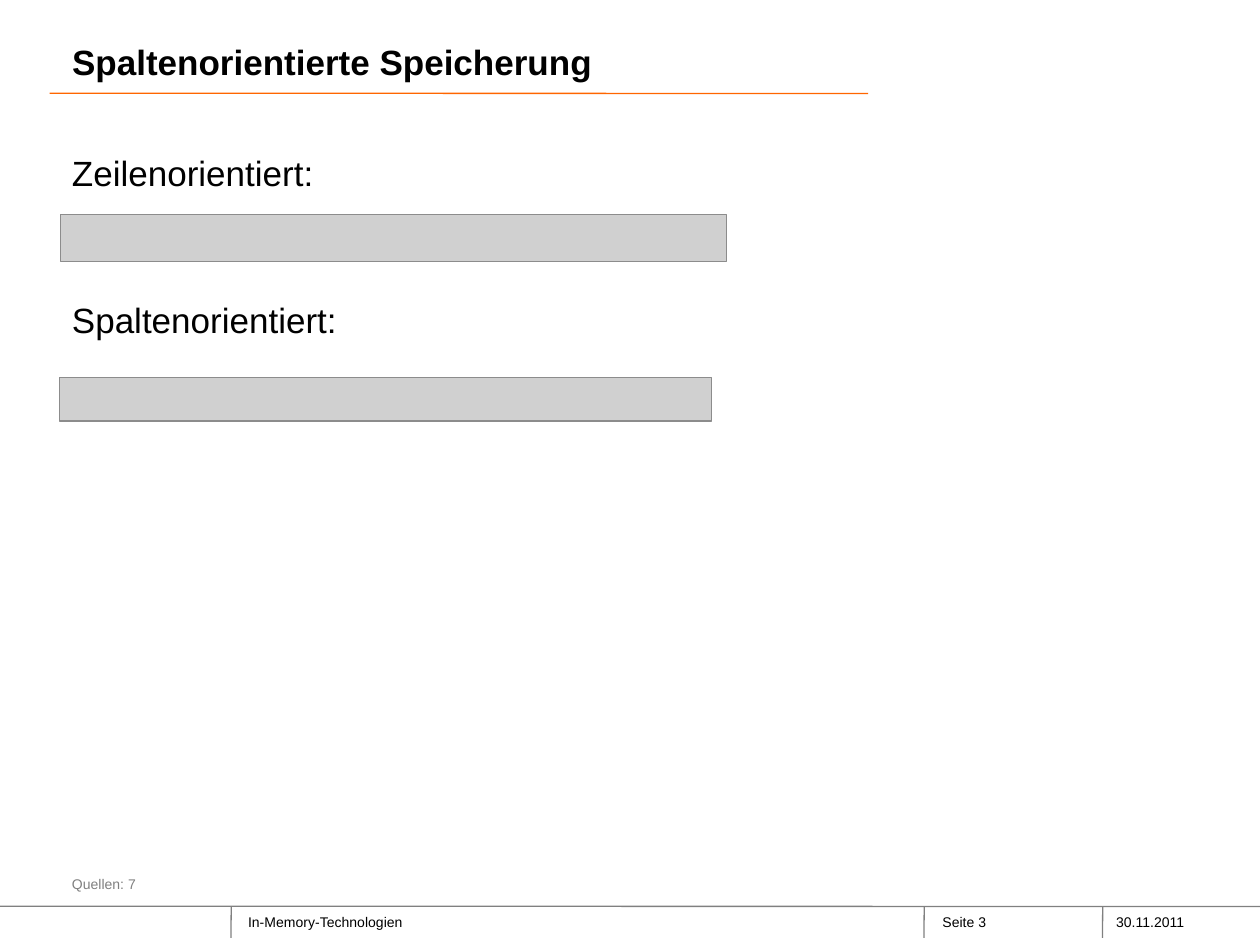
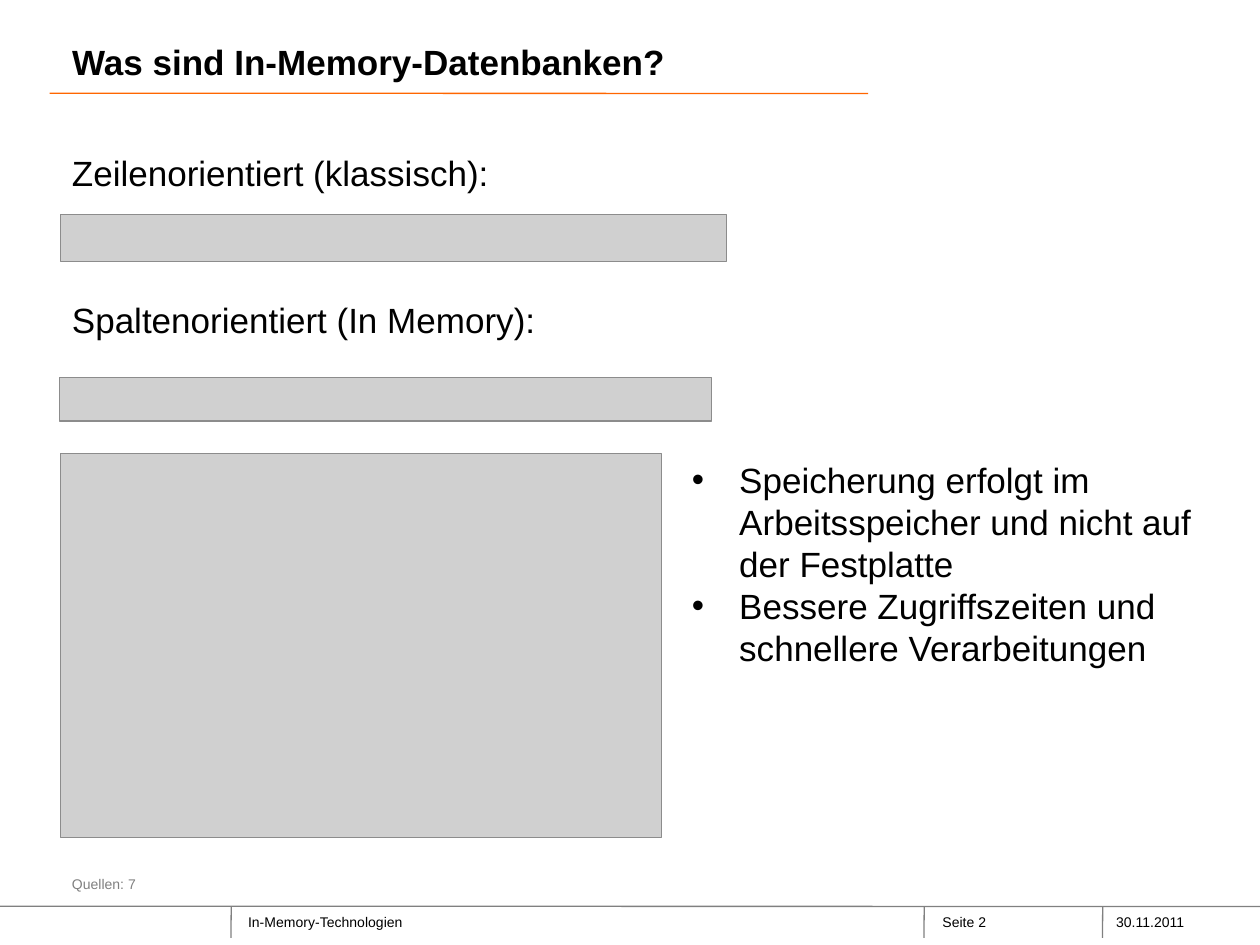
Before and after one commit to Philwi/ProjektseminarInMemory, a slide deck: slide 2 of Moritz.pptx (slide 3 before the commit). Drawn at 1260x945 pixels with LibreOffice and Linux fonts; fonts in the diff are those of the drawing; grey boxes stand for pictures; background and template pictures are left out. Boxes give left, top, right and bottom in pixels: in the first picture for what was removed or moved away, otherwise in the second. Text is boxed around its words. In the diff, an @@ line names an element or a change of style, - is before the commit and + after.

```diff
--- a/Moritz.pptx
+++ b/Moritz.pptx
@@ title at (x1=72, y1=49, x2=664, y2=82): text changed @@
-Spaltenorientierte Speicherung
+Was sind In-Memory-Datenbanken?
@@ text at (x1=72, y1=160, x2=535, y2=340): text changed @@
-Zeilenorientiert:
-Spaltenorientiert:
+Zeilenorientiert (klassisch):
+Spaltenorientiert (In Memory):
@@ picture added at (x1=60, y1=454, x2=660, y2=838) @@
@@ text added at (x1=739, y1=467, x2=1191, y2=668), 20 pt, text #000000 @@
+• Speicherung erfolgt im Arbeitsspeicher und nicht auf der Festplatte
+• Bessere Zugriffszeiten und schnellere Verarbeitungen
@@ page number at (x1=942, y1=917, x2=986, y2=927): text changed @@
-Seite 3
+Seite 2
```
Also in this commit, not shown: 8 other slides changed, 3 slides added, 3 slides removed.
